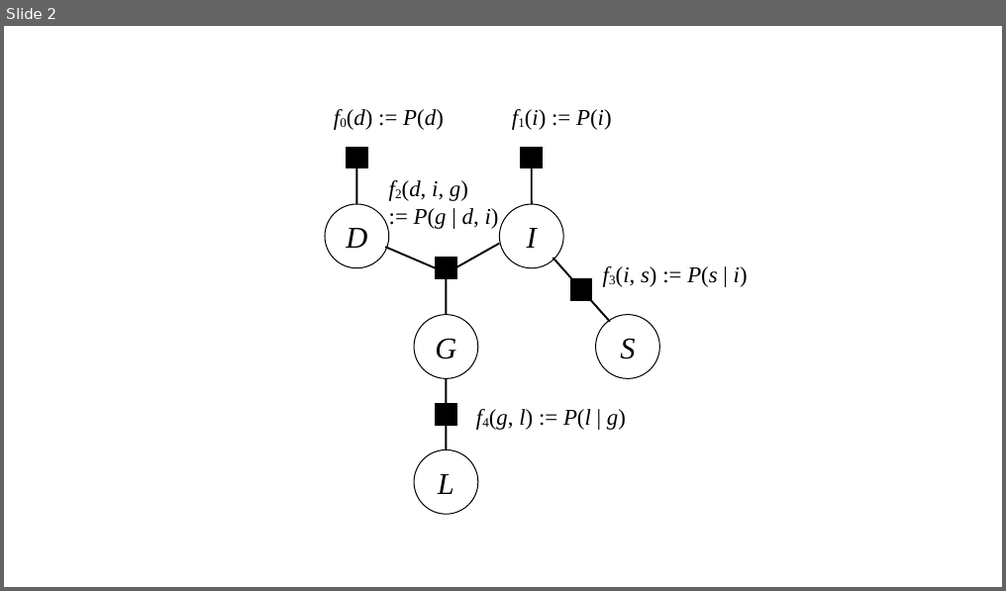
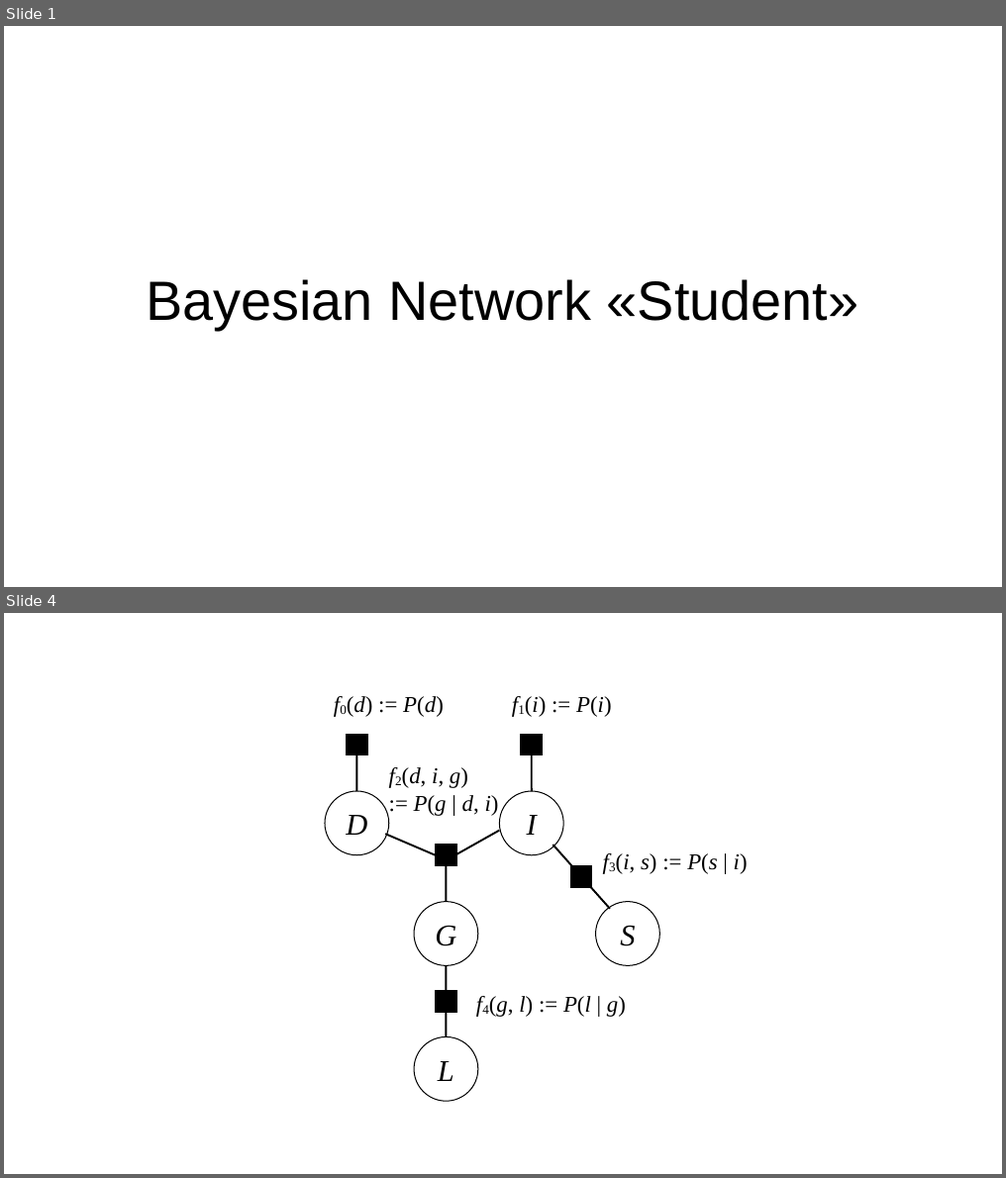
Before and after one commit to ax-va/Project-BayesianPy, a slide deck: models/factor_graphs/student.odp. Shown one above the other, each under a label of ours: slide 2 before the commit, slides 1 and 4 after it; the slides between them are not shown. The pictures are 1006x591 and 1006x1178 pixels, drawn with LibreOffice and Linux fonts; fonts in the diff are those of the drawing. Boxes give left, top, right and bottom in pixels: in the first picture for what was removed or moved away, otherwise in the second. Text is boxed around its words. In the diff, an @@ line names an element or a change of style, - is before the commit and + after.

Commit message:
Student model

```diff
--- a/models/factor_graphs/student.odp
+++ b/models/factor_graphs/student.odp
@@ slide 1 added at bbox=[4, 26, 1002, 587], background #FFFFFF @@
@@ title added at bbox=[146, 279, 859, 330], 44 pt, text #000000 @@
+Bayesian Network «Student»
@@ what was slide 2 is now slide 4 @@
```
Also in this commit, not shown: 1 slide changed, 1 other slide added, 1 other file.
